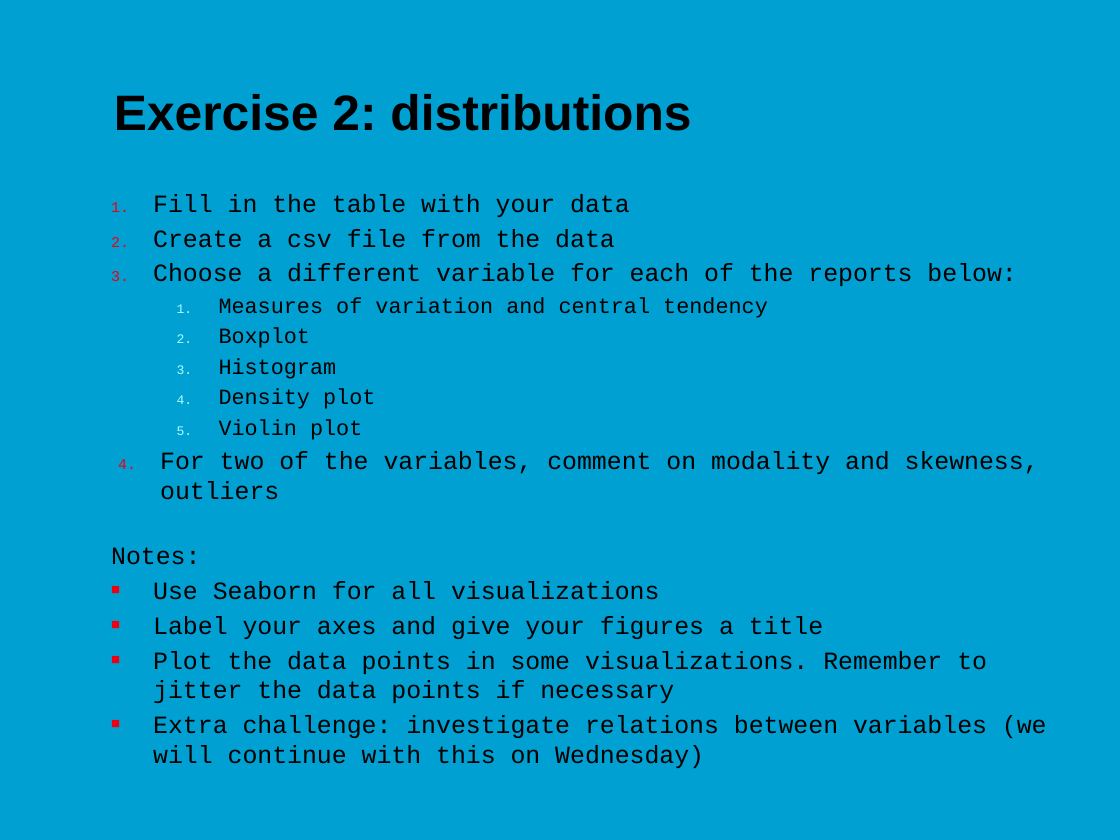
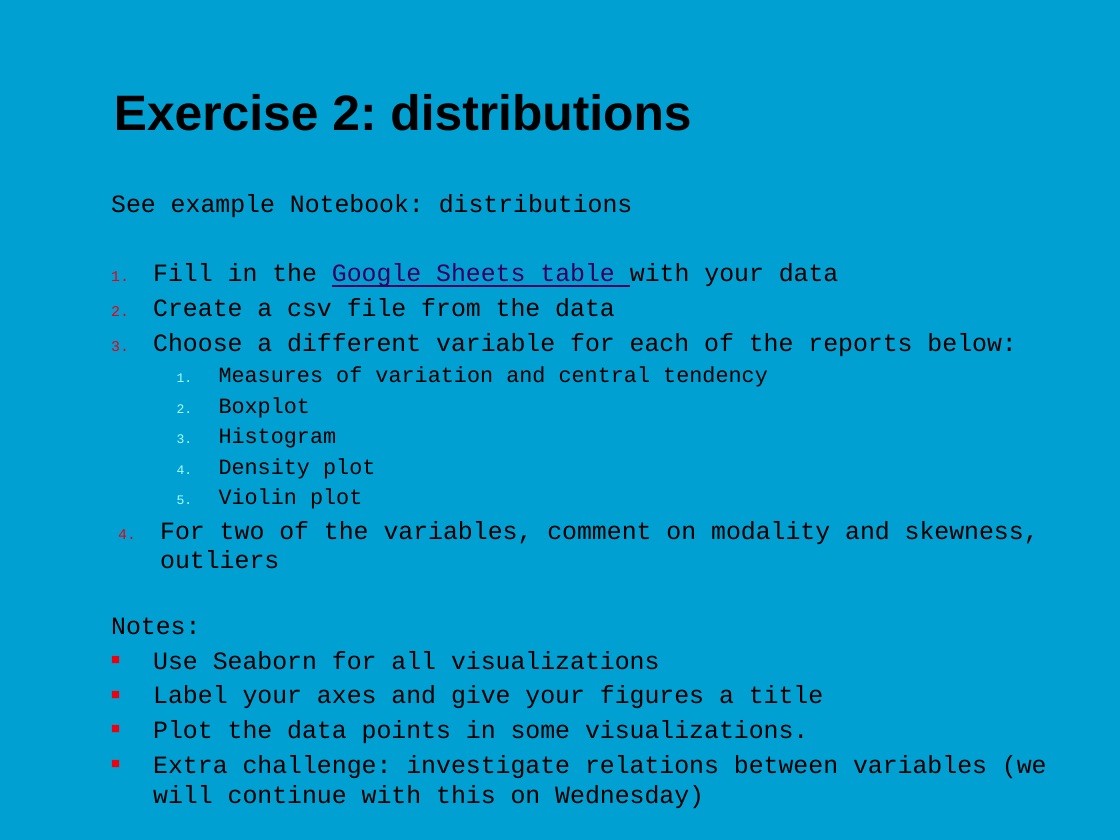
Before and after one commit to jonasmoons/data-driven-learning, a slide deck: slide 23 of slides/ddl-w4l1.pptx. Drawn at 1120x840 pixels with LibreOffice and Linux fonts; fonts in the diff are those of the drawing; background and template pictures are left out. Boxes give left, top, right and bottom in pixels: in the first picture for what was removed or moved away, otherwise in the second. Text is boxed around its words. In the diff, an @@ line names an element or a change of style, - is before the commit and + after.

```diff
--- a/slides/ddl-w4l1.pptx
+++ b/slides/ddl-w4l1.pptx
@@ text at [111, 194, 839, 287]: text changed @@
-1. Fill in the table with your data
+See example Notebook: distributions
+1. Fill in the Google Sheets table with your data
@@ text at [153, 720, 808, 743]: text changed @@
-■ Plot the data points in some visualizations. Remember to jitter the data points if necessary
+■ Plot the data points in some visualizations.
```
Also in this commit, not shown: 5 other slides changed, 9 other files.
